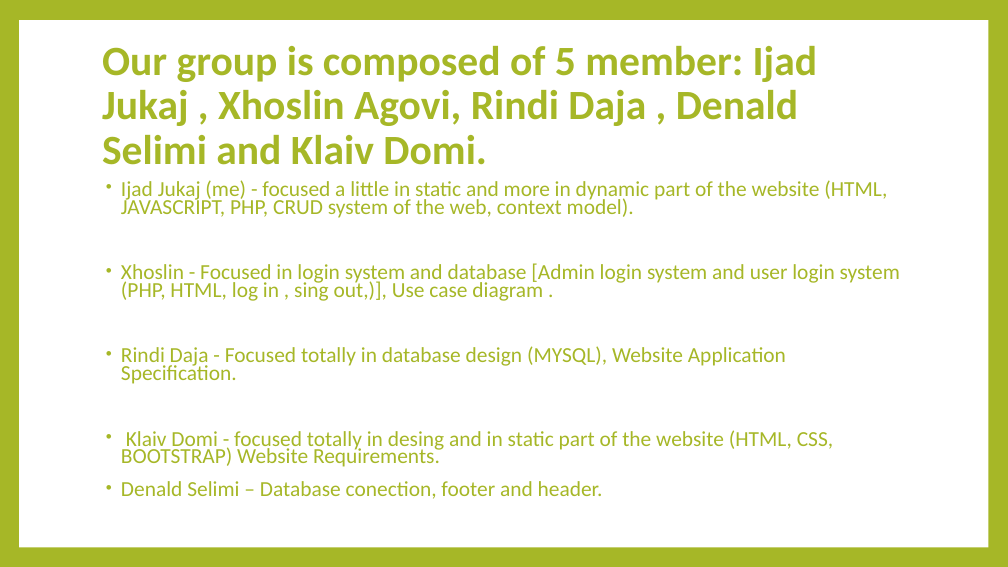
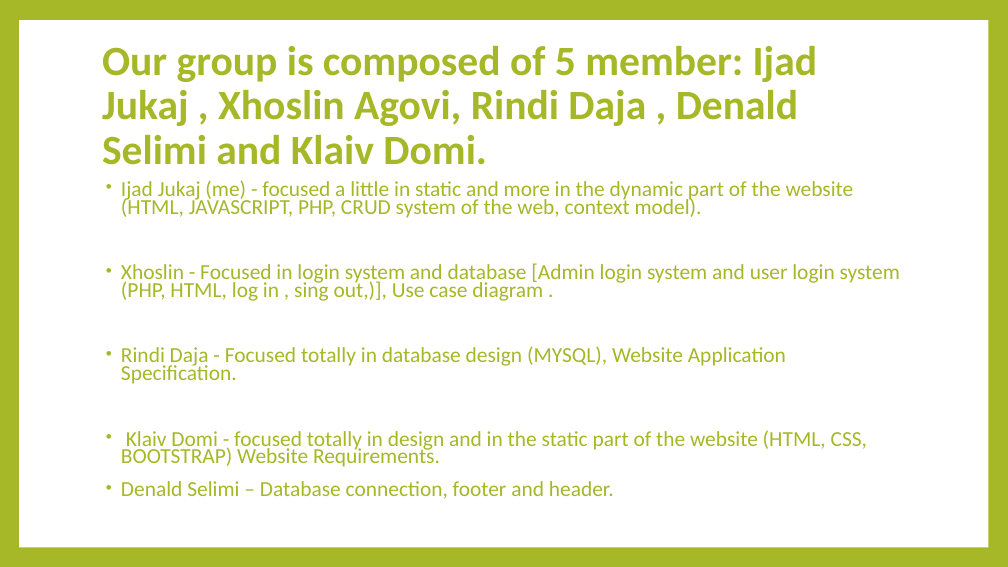
Before and after one commit to IjadJukaj20/PowerPoint, a slide deck: slide 2 of web presantation.pptx. Drawn at 1008x567 pixels with LibreOffice and Linux fonts; fonts in the diff are those of the drawing. Boxes give left, top, right and bottom in pixels: in the first picture for what was removed or moved away, otherwise in the second. Text is boxed around its words. In the diff, an @@ line names an element or a change of style, - is before the commit and + after.

```diff
--- a/web presantation.pptx
+++ b/web presantation.pptx
@@ text at bbox=[121, 180, 854, 218]: text changed @@
-• Ijad Jukaj (me) - focused a little in static and more in dynamic part of the website (HTML, JAVASCRIPT, PHP, CRUD system of the web, context model).
+• Ijad Jukaj (me) - focused a little in static and more in the dynamic part of the website (HTML, JAVASCRIPT, PHP, CRUD system of the web, context model).
@@ text at bbox=[121, 430, 867, 499]: text changed @@
-• Klaiv Domi - focused totally in desing and in static part of the website (HTML, CSS, BOOTSTRAP) Website Requirements.
-• Denald Selimi – Database conection, footer and header.
+• Klaiv Domi - focused totally in design and in the static part of the website (HTML, CSS, BOOTSTRAP) Website Requirements.
+• Denald Selimi – Database connection, footer and header.
```
